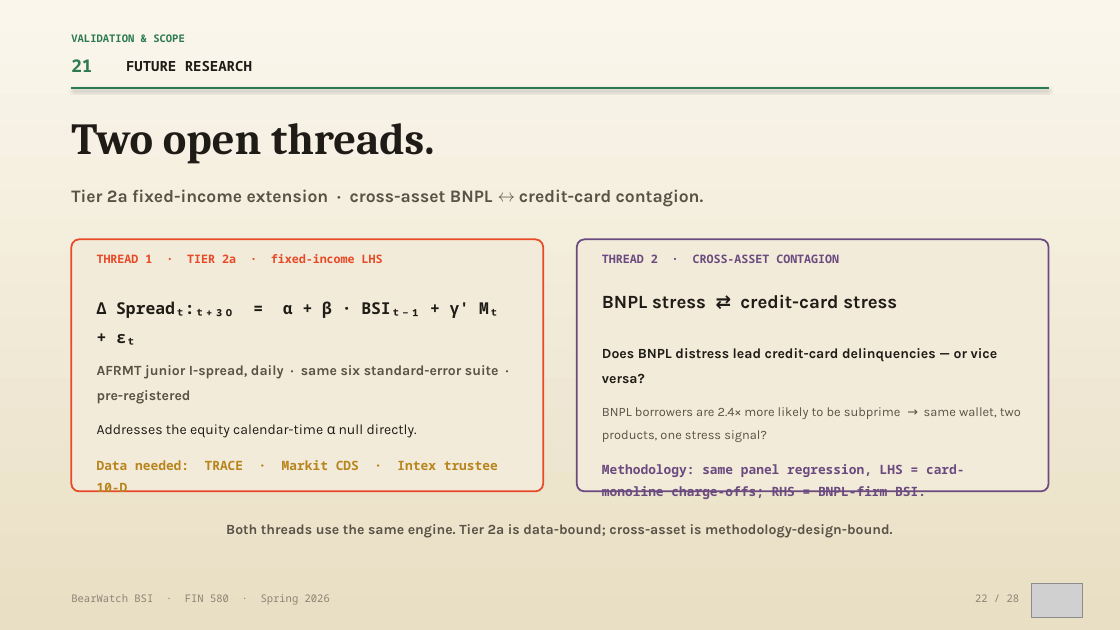
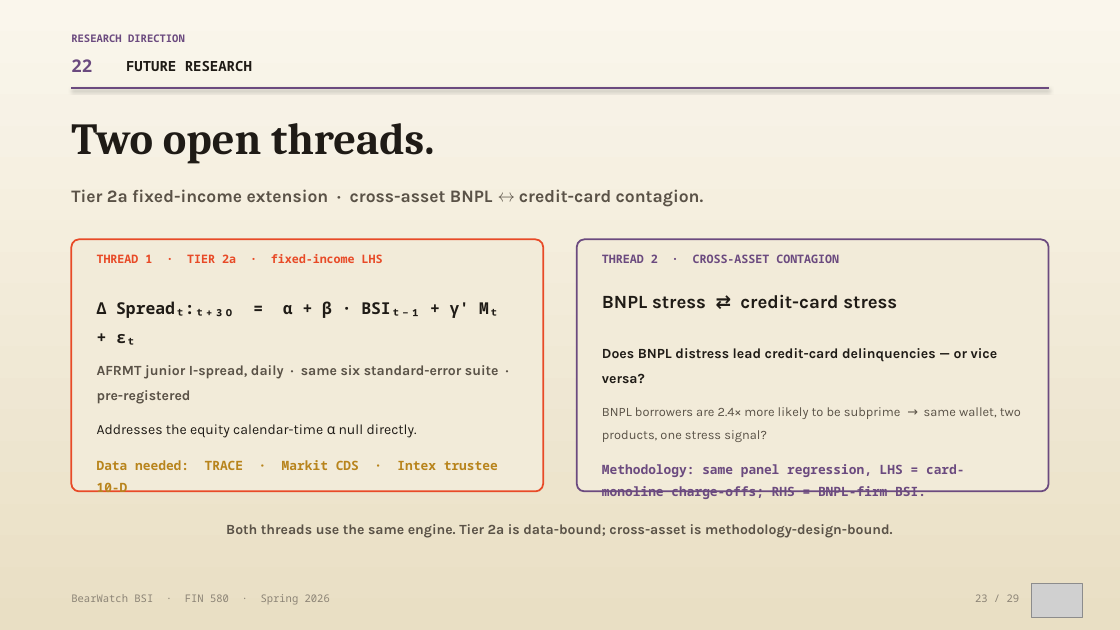
Before and after one commit to vermasidd1502/bnpl-trap, a slide deck: slide 23 of presentation/BearWatch_Research_Deck_FINAL.pptx (slide 22 before the commit). Drawn at 1120x630 pixels with LibreOffice and Linux fonts; fonts in the diff are those of the drawing; grey boxes stand for pictures. Boxes give left, top, right and bottom in pixels: in the first picture for what was removed or moved away, otherwise in the second. Text is boxed around its words. In the diff, an @@ line names an element or a change of style, - is before the commit and + after.

```diff
--- a/presentation/BearWatch_Research_Deck_FINAL.pptx
+++ b/presentation/BearWatch_Research_Deck_FINAL.pptx
@@ text at box(71, 34, 185, 42): text changed; text colour #2D7A4F to #6B4A7F @@
-VALIDATION & SCOPE
+RESEARCH DIRECTION
@@ text at box(71, 59, 92, 72): text changed; text colour #2D7A4F to #6B4A7F @@
-21
+22
@@ line (71, 88) - (1049, 88): stroke #2D7A4F 1.4 pt to #6B4A7F 1.4 pt @@
```
Also in this commit, not shown: 25 other slides changed, 1 slide added, 1 other file.
